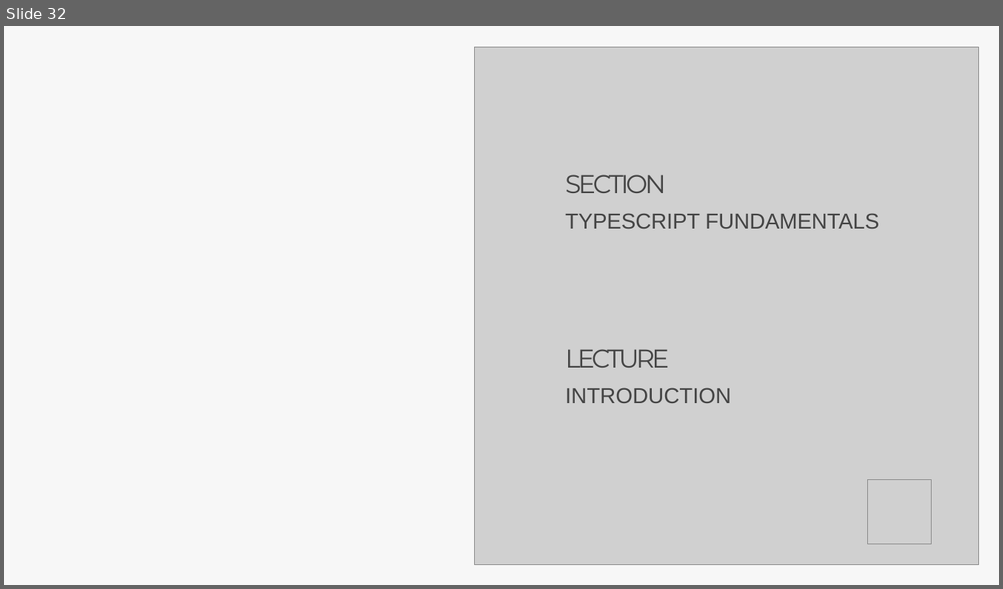
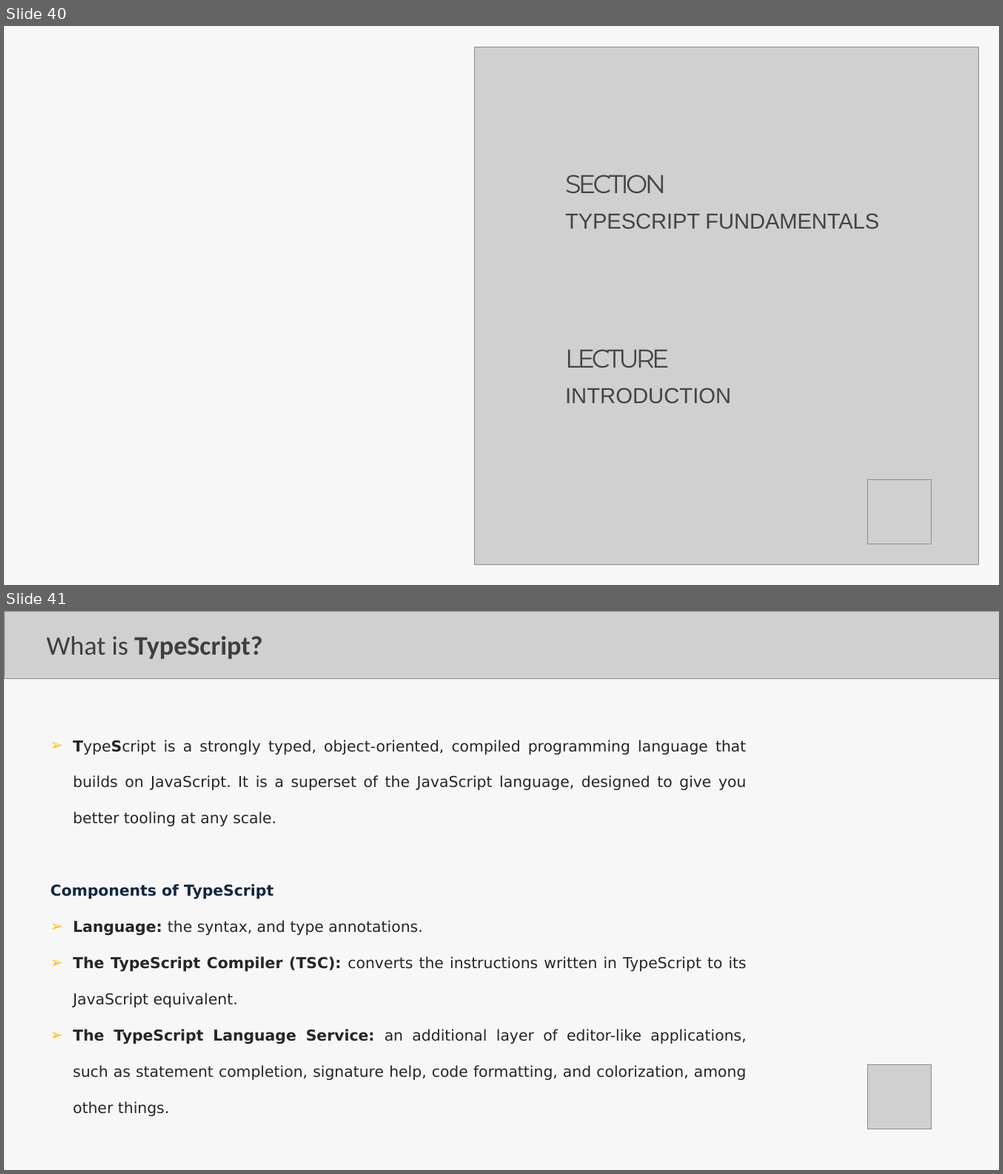
Before and after one commit to Aravindanchellam/UI-UX-Resources, a slide deck: Lecture_JS_TS.pptx. Shown one above the other, each under a label of ours: slide 32 before the commit, slides 40 and 41 after it. The pictures are 1003x589 and 1003x1174 pixels, drawn with LibreOffice and Linux fonts; fonts in the diff are those of the drawing; grey boxes stand for pictures. Boxes give left, top, right and bottom in pixels: in the first picture for what was removed or moved away, otherwise in the second. Text is boxed around its words. In the diff, an @@ line names an element or a change of style, - is before the commit and + after.

```diff
--- a/Lecture_JS_TS.pptx
+++ b/Lecture_JS_TS.pptx
@@ slide 41 added at <box>4,611,999,1170</box>, background #FFFFFF; not listed: 1 template element that a slide beside it also shows @@
@@ picture added at <box>4,611,999,678</box> @@
@@ text added at <box>46,636,262,659</box>, 42.5 pt, text #3E3E3E, bold @@
+What is TypeScript?
@@ text added at <box>51,740,746,1117</box>, 24 pt, text #262626 @@
+  ➢ TypeScript is a strongly typed, object-oriented, compiled programming language that builds on JavaScript. It is a superset of the JavaScript language, designed to give you better tooling at any scale.
+  Components of TypeScript
+  ➢ Language: the syntax, and type annotations.
+  ➢ The TypeScript Compiler (TSC): converts the instructions written in TypeScript to its JavaScript equivalent.
+  ➢ The TypeScript Language Service: an additional layer of editor-like applications, such as statement completion, signature help, code formatting, and colorization, among other things.
@@ picture added at <box>867,1065,931,1129</box> @@
@@ what was slide 32 is now slide 40 @@
```
Also in this commit, not shown: 5 slides changed, 16 other slides added, 1 slide removed, 1 other file.
